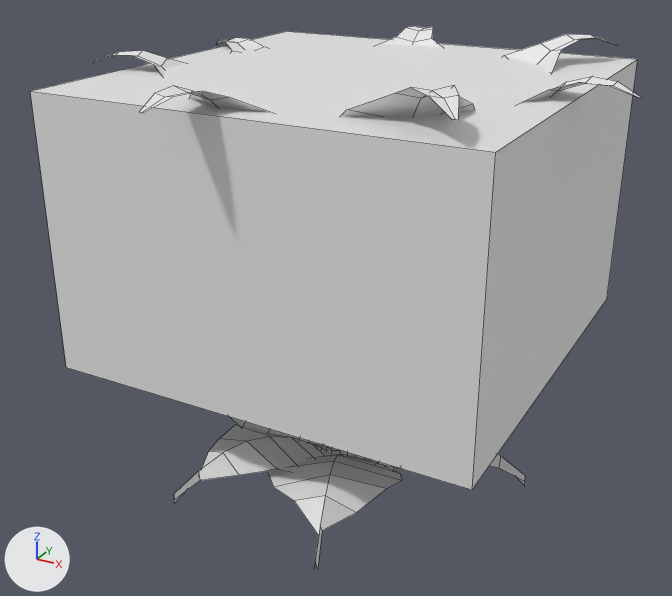
The FBX model Source/Blender/exports/Plant_Collector_06.fbx as it was, and as the next commit left it.
One viewpoint serves both versions: a camera (50 mm lens) standing at (18.42, -4.55, 3.42) and looking at (15.94, -0.03, 1.16). The lights are fixed; the arrows at lower left show +X, +Y and +Z. The older version comes first. Mesh edges are drawn as thin lines. Where no turn or scale is listed for an object, it has been applied to the vertices.

In view in the first picture: 'INTERACT_06', 'Plant_Collector_06'.
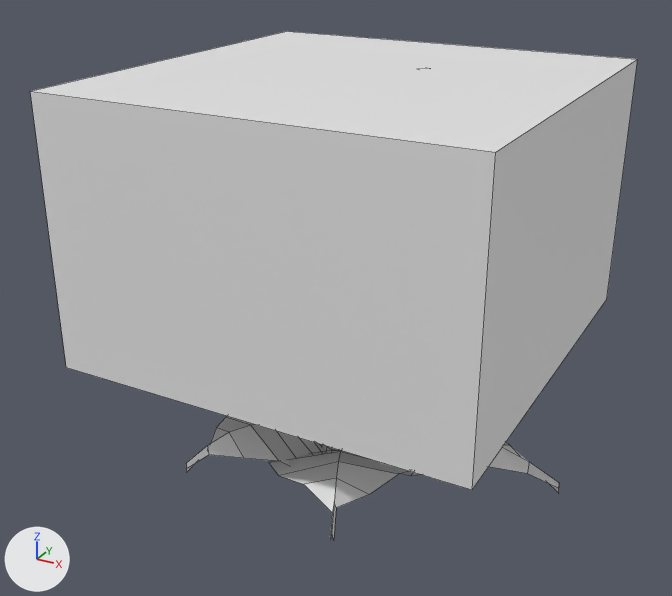
What the commit changed:
me_plant_collector_06_003 is used by ob_plant_collector_06; location (16.0, 0.0, 0.0); rotation (1.571, 0.0, -3.142), in degrees (90, 0, -180).
me_plant_collector_06_003 had 1107 vertices, 953 faces and spanned x -1.56..1.44, y 0.0..2.67, z -1.43..1.67.
me_plant_collector_06_003 now has 1215 vertices, 1069 faces and spans x -1.42..1.36, y 0.0..2.47, z -1.14..1.32.
me_plant_collector_06_003 part 1: the loose piece of 24 vertices spanning x -1.23..-0.11, y 0.05..0.5, z -0.39..0.23 is rebuilt with 24 vertices and now spans x -1.42..-0.11, y 0.05..0.5, z -0.42..0.29.
me_plant_collector_06_003 part 2: the loose piece of 24 vertices spanning x -0.16..0.51, y 0.03..0.5, z -1.26..-0.09 is rebuilt with 24 vertices and now spans x -0.16..0.62, y 0.03..0.5, z -0.99..-0.05.
me_plant_collector_06_003 part 3: the loose piece of 24 vertices spanning x 0.1..1.15, y 0.05..0.5, z -0.46..0.24 is rebuilt with 24 vertices and now spans x 0.09..1.36, y 0.05..0.5, z -0.2..0.48.
me_plant_collector_06_003 part 4: 288 vertices moved from x -0.86..0.87, y 1.33..2.07, z -0.72..1.01 to x -0.95..0.95, y 1.33..2.09, z -0.81..1.09; 171 vertices removed from x -1.56..1.44, y 1.99..2.67, z -1.43..1.67; 96 vertices added at x -1.11..1.11, y 1.97..2.06, z -0.97..1.25.
me_plant_collector_06_003 part 5: 6 vertices moved from x -0.49..-0.12, y 0.26..0.5, z -1.19..-0.29 to x -0.46..-0.12, y 0.26..0.5, z -0.99..-0.26; 17 vertices removed from x -0.63..0.15, y 0.02..0.46, z -1.37..-0.07; 17 vertices added at x -0.63..0.18, y 0.02..0.46, z -1.14..-0.06.
Other edits to the shape of me_plant_collector_06_003 do not show in these pictures.

Where the change shows, as pixel boxes [x1, y1, x2, y2] in the pictures (672 x 596 px; the box of a moved part takes in the faces that stretch with it):
'Plant_Collector_06', reshaped
    before: [93, 26, 641, 569]
    after: [186, 416, 559, 539]
part 1 of me_plant_collector_06_003, rebuilt
    before: [364, 454, 525, 486]
    after: [402, 442, 559, 493]
part 2 of me_plant_collector_06_003, rebuilt
    before: [174, 425, 330, 503]
    after: [186, 416, 325, 472]
part 3 of me_plant_collector_06_003, rebuilt (not visible afterwards)
    before: [231, 417, 312, 444]
part 4 of me_plant_collector_06_003, moved or reshaped (not visible afterwards)
    before: [93, 26, 641, 120]
part 5 of me_plant_collector_06_003, moved or reshaped
    before: [267, 454, 401, 569]
    after: [269, 450, 409, 539]
